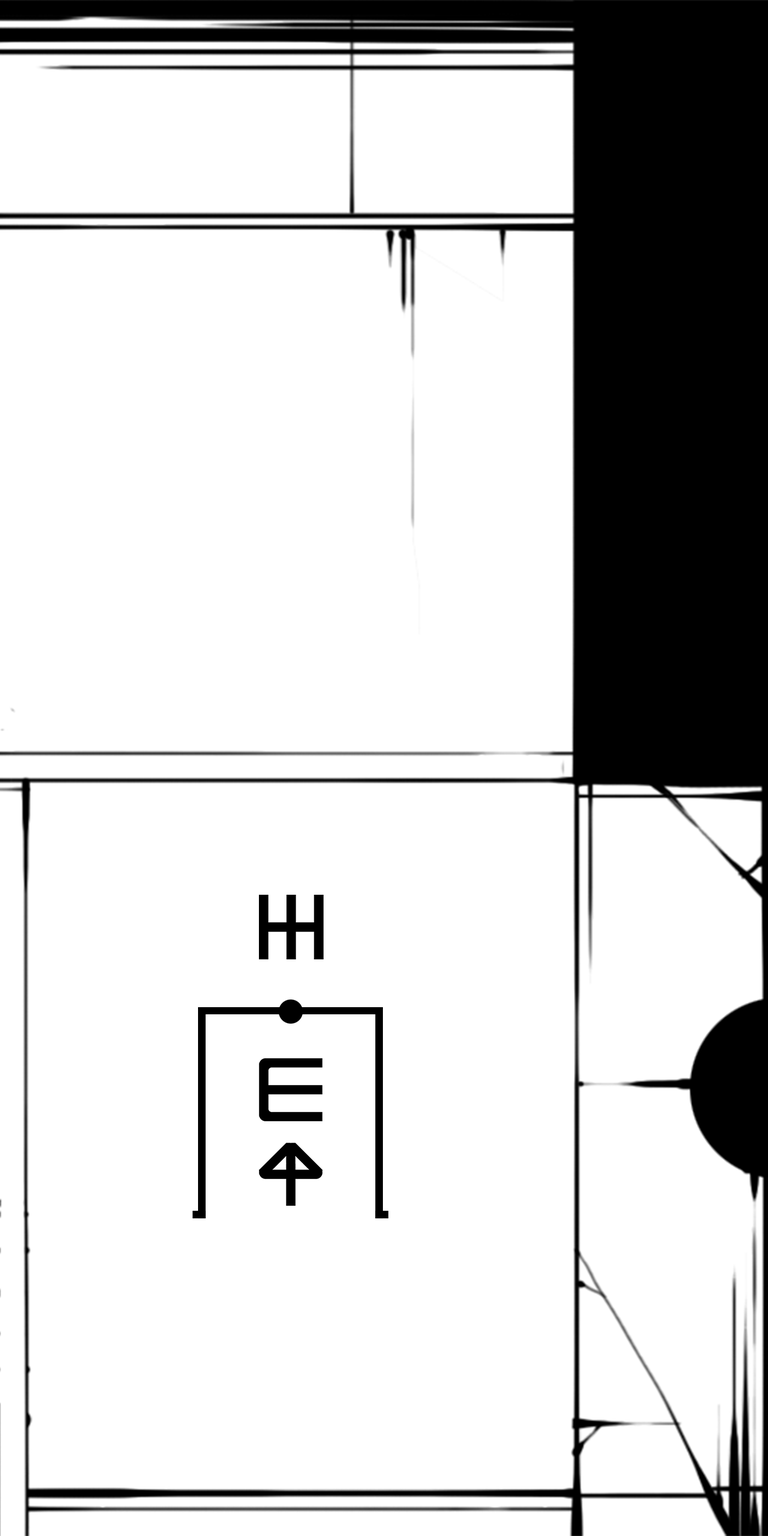
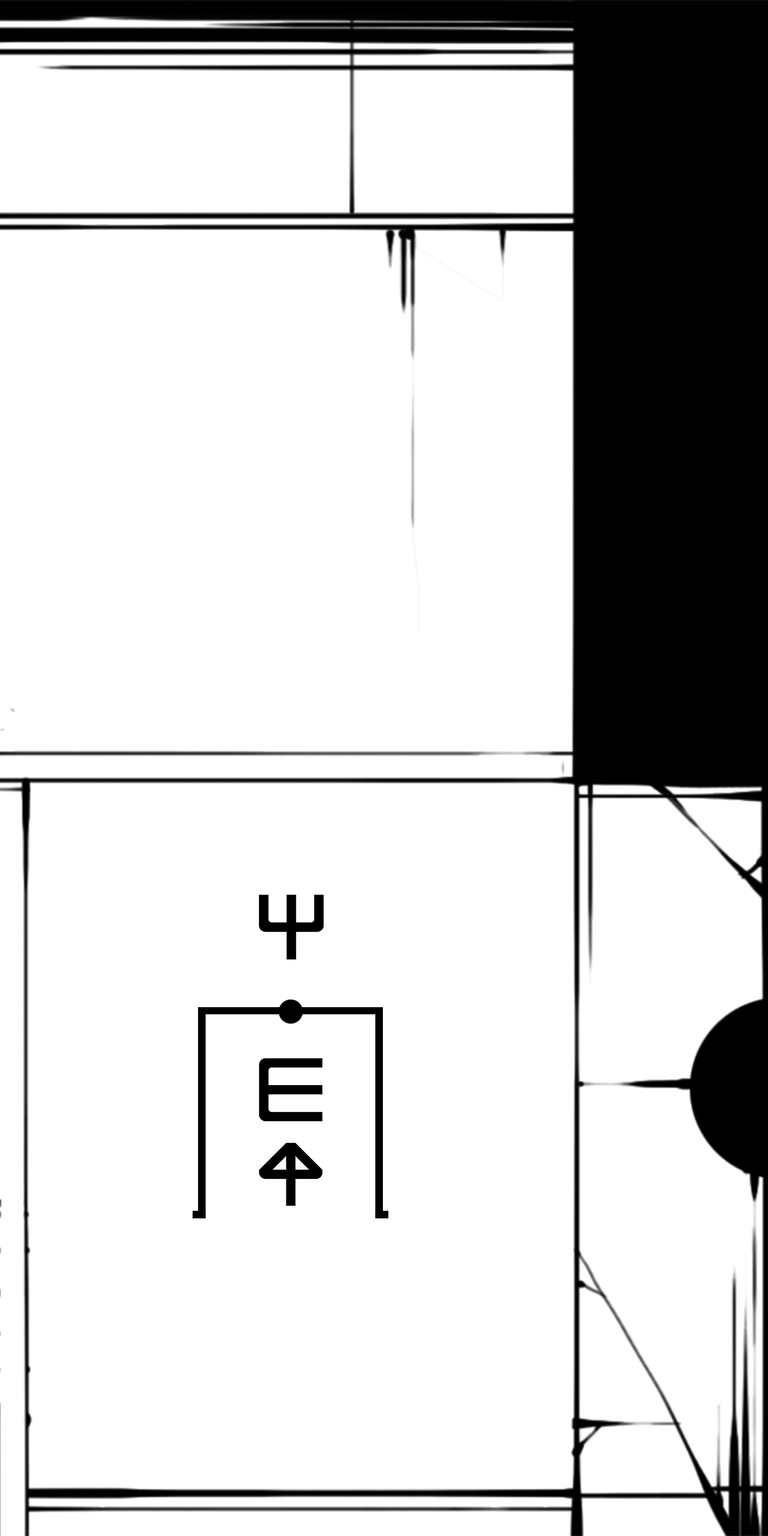
Layer changes from the first 768 × 1536 image to the second:
added layer "Layer 6" above "Layer 7" over [258, 894, 324, 960]
added layer "Layer 7" above "Layer 5" over [258, 894, 324, 960]
painted on "Layer 2" over [268, 1066, 323, 1171]
painted on "Layer 1" over [0, 0, 765, 1536]
painted on "Background" over [258, 177, 557, 1171]
